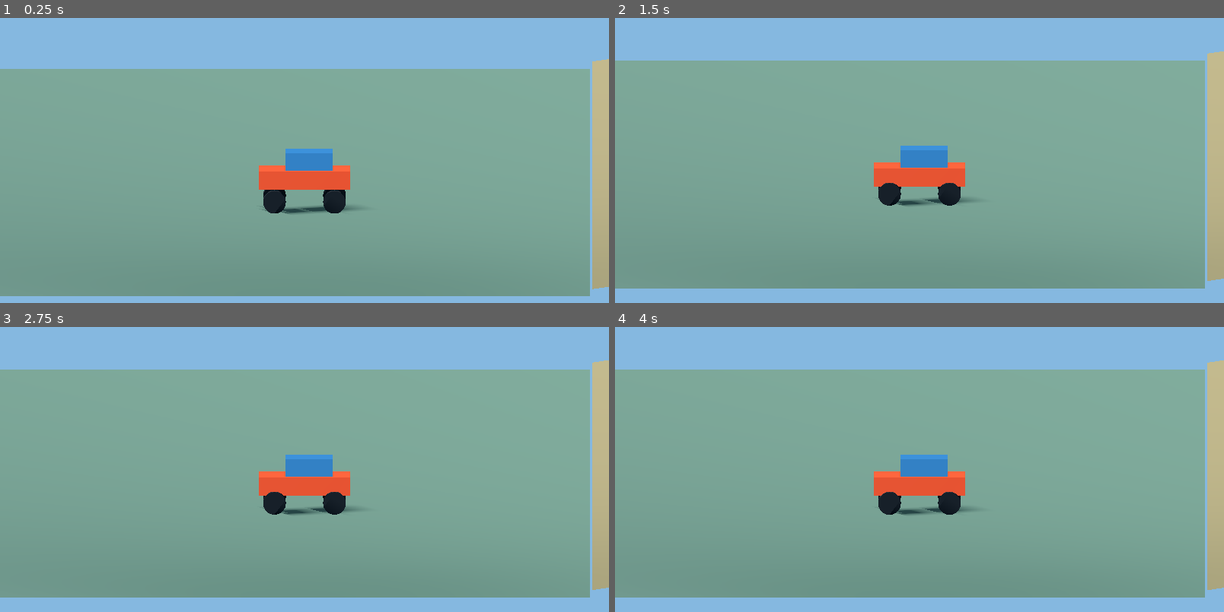
Above: before the commit, frames 1-4 (two rows, left to right).
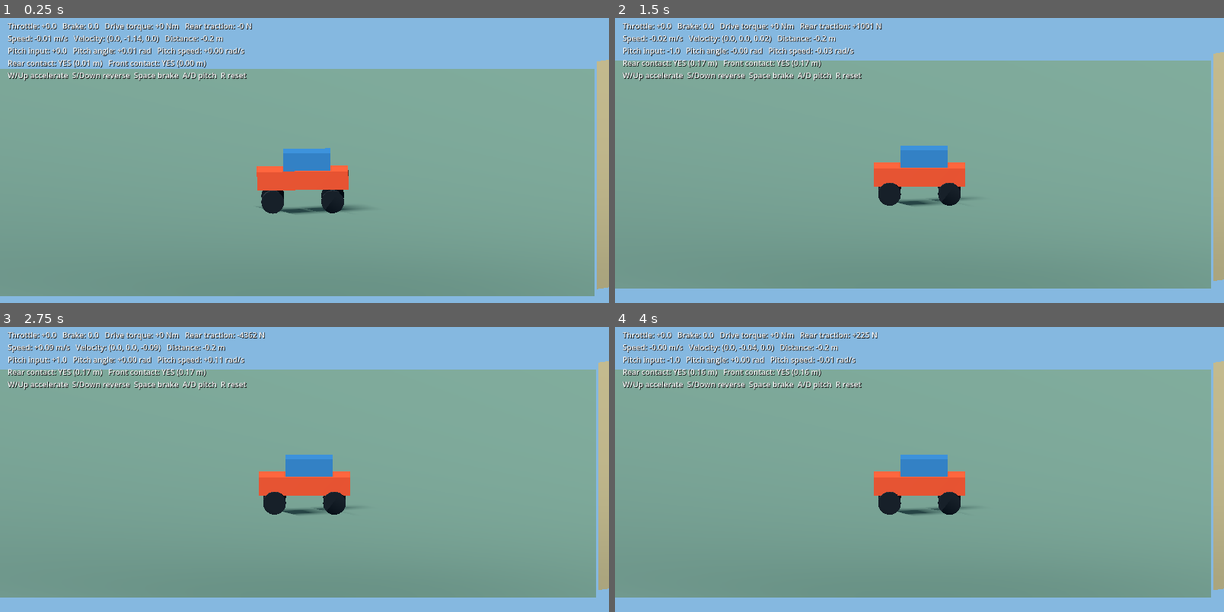
Above: after the commit, the same moments.

Repository: Pranay232323/Car-Driving-2D
Game: Godot game, scene res://scenes/main.tscn
Two runs of this game, one before a commit and one after it. Both use one fixed random seed, a clock stepped at 60 frames per second and the inputs below.
Inputs:
- Up to frame 1 (0.25 s): no input
- Up to frame 2 (1.5 s): hold D (vehicle_pitch_forward) 0.53-1.28 s; hold A (vehicle_pitch_backward) from 1.28 s (still down)
- Up to frame 3 (2.75 s): tap Enter at 2 s; release A (vehicle_pitch_backward) at 2.03 s; hold D (vehicle_pitch_forward) from 2.03 s (still down)
- Up to frame 4 (4 s): tap R (vehicle_reset) at 2.75 s; release D (vehicle_pitch_forward) at 3.53 s; hold A (vehicle_pitch_backward) from 3.53 s (still down)

The runs differ from the first frame. In frame 1, 3.8% of the frame differs, in the area x 1-100%, y 1-98%; in frame 2, 3.8%; in frame 3, 3.8%; in frame 4, 3.8%.

Commit message:
VEhicle Movement

Diff:
--- a/scenes/main.tscn
+++ b/scenes/main.tscn
@@ -1,6 +1,6 @@
-[gd_scene load_steps=16 format=3]
+[gd_scene format=3 uid="uid://ddeamw7mwehrd"]
 
-[ext_resource type="Script" path="res://scripts/main.gd" id="1_main"]
+[ext_resource type="Script" uid="uid://dfphiqo3s2jw7" path="res://scripts/main.gd" id="1_main"]
 [ext_resource type="PackedScene" path="res://scenes/vehicle/placeholder_vehicle.tscn" id="2_vehicle"]
 
 [sub_resource type="Environment" id="Environment_world"]
@@ -17,7 +17,6 @@
 
 [sub_resource type="StandardMaterial3D" id="StandardMaterial3D_floor"]
 albedo_color = Color(0.32, 0.38, 0.31, 1)
-roughness = 1.0
 
 [sub_resource type="BoxShape3D" id="BoxShape3D_track"]
 size = Vector3(80, 0.5, 20)
@@ -27,7 +26,6 @@
 
 [sub_resource type="StandardMaterial3D" id="StandardMaterial3D_track"]
 albedo_color = Color(0.48, 0.4, 0.27, 1)
-roughness = 1.0
 
 [sub_resource type="BoxShape3D" id="BoxShape3D_deck"]
 size = Vector3(80, 0.5, 14)
@@ -47,85 +45,81 @@
 [sub_resource type="BoxMesh" id="BoxMesh_landing"]
 size = Vector3(80, 0.5, 120)
 
-[node name="Main" type="Node3D"]
+[node name="Main" type="Node3D" unique_id=1165259550]
 script = ExtResource("1_main")
 
-[node name="WorldEnvironment" type="WorldEnvironment" parent="."]
+[node name="WorldEnvironment" type="WorldEnvironment" parent="." unique_id=1115828861]
 environment = SubResource("Environment_world")
 
-[node name="DirectionalLight3D" type="DirectionalLight3D" parent="."]
-rotation_degrees = Vector3(-35, 25, 0)
+[node name="DirectionalLight3D" type="DirectionalLight3D" parent="." unique_id=505342457]
+transform = Transform3D(0.90630776, -0.24240388, 0.34618863, 0, 0.81915206, 0.57357645, -0.42261827, -0.5198368, 0.74240386, 0, 0, 0)
 shadow_enabled = true
 
-[node name="TestFloor" type="StaticBody3D" parent="."]
-position = Vector3(0, -0.25, 10)
+[node name="TestFloor" type="StaticBody3D" parent="." unique_id=1866043148]
+transform = Transform3D(1, 0, 0, 0, 1, 0, 0, 0, 1, 0, -0.25, 10)
 
-[node name="CollisionShape3D" type="CollisionShape3D" parent="TestFloor"]
+[node name="CollisionShape3D" type="CollisionShape3D" parent="TestFloor" unique_id=2132701955]
 shape = SubResource("BoxShape3D_floor")
 
-[node name="MeshInstance3D" type="MeshInstance3D" parent="TestFloor"]
+[node name="MeshInstance3D" type="MeshInstance3D" parent="TestFloor" unique_id=239409196]
 mesh = SubResource("BoxMesh_floor")
 surface_material_override/0 = SubResource("StandardMaterial3D_floor")
 
-[node name="UphillIncline" type="StaticBody3D" parent="."]
-position = Vector3(0, 1.5, -20)
-rotation_degrees = Vector3(8.594, 0, 0)
+[node name="UphillIncline" type="StaticBody3D" parent="." unique_id=422901226]
+transform = Transform3D(1, 0, 0, 0, 0.98877203, -0.14943181, 0, 0.14943181, 0.98877203, 0, 1.5, -20)
 
-[node name="CollisionShape3D" type="CollisionShape3D" parent="UphillIncline"]
+[node name="CollisionShape3D" type="CollisionShape3D" parent="UphillIncline" unique_id=1763916754]
 shape = SubResource("BoxShape3D_track")
 
-[node name="MeshInstance3D" type="MeshInstance3D" parent="UphillIncline"]
+[node name="MeshInstance3D" type="MeshInstance3D" parent="UphillIncline" unique_id=251095428]
 mesh = SubResource("BoxMesh_track")
 surface_material_override/0 = SubResource("StandardMaterial3D_track")
 
-[node name="UpperDeck" type="StaticBody3D" parent="."]
-position = Vector3(0, 3.0, -37)
+[node name="UpperDeck" type="StaticBody3D" parent="." unique_id=2135554230]
+transform = Transform3D(1, 0, 0, 0, 1, 0, 0, 0, 1, 0, 3, -37)
 
-[node name="CollisionShape3D" type="CollisionShape3D" parent="UpperDeck"]
+[node name="CollisionShape3D" type="CollisionShape3D" parent="UpperDeck" unique_id=1503630804]
 shape = SubResource("BoxShape3D_deck")
 
-[node name="MeshInstance3D" type="MeshInstance3D" parent="UpperDeck"]
+[node name="MeshInstance3D" type="MeshInstance3D" parent="UpperDeck" unique_id=1918959222]
 mesh = SubResource("BoxMesh_deck")
 surface_material_override/0 = SubResource("StandardMaterial3D_track")
 
-[node name="SmallBump" type="StaticBody3D" parent="."]
-position = Vector3(0, 3.2, -45.5)
-rotation_degrees = Vector3(11.31, 0, 0)
+[node name="SmallBump" type="StaticBody3D" parent="." unique_id=1965313111]
+transform = Transform3D(1, 0, 0, 0, 0.98058045, -0.1961173, 0, 0.1961173, 0.98058045, 0, 3.2, -45.5)
 
-[node name="CollisionShape3D" type="CollisionShape3D" parent="SmallBump"]
+[node name="CollisionShape3D" type="CollisionShape3D" parent="SmallBump" unique_id=1355495632]
 shape = SubResource("BoxShape3D_bump")
 
-[node name="MeshInstance3D" type="MeshInstance3D" parent="SmallBump"]
+[node name="MeshInstance3D" type="MeshInstance3D" parent="SmallBump" unique_id=1949751121]
 mesh = SubResource("BoxMesh_bump")
 surface_material_override/0 = SubResource("StandardMaterial3D_track")
 
-[node name="LaunchRamp" type="StaticBody3D" parent="."]
-position = Vector3(0, 3.6, -47.5)
-rotation_degrees = Vector3(11.31, 0, 0)
+[node name="LaunchRamp" type="StaticBody3D" parent="." unique_id=1044708608]
+transform = Transform3D(1, 0, 0, 0, 0.98058045, -0.1961173, 0, 0.1961173, 0.98058045, 0, 3.6, -47.5)
 
-[node name="CollisionShape3D" type="CollisionShape3D" parent="LaunchRamp"]
+[node name="CollisionShape3D" type="CollisionShape3D" parent="LaunchRamp" unique_id=1769497550]
 shape = SubResource("BoxShape3D_bump")
 
-[node name="MeshInstance3D" type="MeshInstance3D" parent="LaunchRamp"]
+[node name="MeshInstance3D" type="MeshInstance3D" parent="LaunchRamp" unique_id=1502708448]
 mesh = SubResource("BoxMesh_bump")
 surface_material_override/0 = SubResource("StandardMaterial3D_track")
 
-[node name="LandingDeck" type="StaticBody3D" parent="."]
-position = Vector3(0, 3.7, -110.5)
+[node name="LandingDeck" type="StaticBody3D" parent="." unique_id=1380096550]
+transform = Transform3D(1, 0, 0, 0, 1, 0, 0, 0, 1, 0, 3.7, -110.5)
 
-[node name="CollisionShape3D" type="CollisionShape3D" parent="LandingDeck"]
+[node name="CollisionShape3D" type="CollisionShape3D" parent="LandingDeck" unique_id=908439857]
 shape = SubResource("BoxShape3D_landing")
 
-[node name="MeshInstance3D" type="MeshInstance3D" parent="LandingDeck"]
+[node name="MeshInstance3D" type="MeshInstance3D" parent="LandingDeck" unique_id=160182769]
 mesh = SubResource("BoxMesh_landing")
 surface_material_override/0 = SubResource("StandardMaterial3D_track")
 
-[node name="PlaceholderVehicle" parent="." instance=ExtResource("2_vehicle")]
-position = Vector3(0, 1.2, 0)
+[node name="PlaceholderVehicle" parent="." unique_id=2082751511 instance=ExtResource("2_vehicle")]
+transform = Transform3D(1, 0, 0, 0, 0.99993354, -0.011526402, 0, 0.011526402, 0.99993354, 0, 1.2, 0.22146821)
 
-[node name="SideCamera" type="Camera3D" parent="."]
-position = Vector3(24, 4, 0)
-rotation_degrees = Vector3(-7.125, 90, 0)
+[node name="SideCamera" type="Camera3D" parent="." unique_id=562374222]
+transform = Transform3D(-4.371139e-08, -0.12403445, 0.9922779, 0, 0.9922779, 0.12403445, -1, 5.421718e-09, -4.3373845e-08, 24, 4, 0)
 projection = 1
+current = true
 size = 12.0
-current = true
--- a/scripts/main.gd
+++ b/scripts/main.gd
@@ -1,12 +1,57 @@
 extends Node3D
 
 @export var camera_follow_speed := 5.0
+@export var show_debug_overlay := true
 
 @onready var vehicle: VehicleController = $PlaceholderVehicle
 @onready var side_camera: Camera3D = $SideCamera
+
+var _debug_label: Label
+
+
+func _ready() -> void:
+	var overlay := CanvasLayer.new()
+	overlay.name = "VehicleDebugOverlay"
+	add_child(overlay)
+
+	_debug_label = Label.new()
+	_debug_label.name = "Telemetry"
+	_debug_label.position = Vector2(16.0, 16.0)
+	_debug_label.add_theme_color_override("font_color", Color.WHITE)
+	_debug_label.add_theme_color_override("font_shadow_color", Color.BLACK)
+	_debug_label.add_theme_constant_override("shadow_offset_x", 1)
+	_debug_label.add_theme_constant_override("shadow_offset_y", 1)
+	overlay.add_child(_debug_label)
+	_debug_label.visible = show_debug_overlay
 
 
 func _process(delta: float) -> void:
 	var target := vehicle.global_position + Vector3(24.0, 2.8, 0.0)
 	var weight := 1.0 - exp(-camera_follow_speed * delta)
 	side_camera.global_position = side_camera.global_position.lerp(target, weight)
+	if show_debug_overlay:
+		var forward_speed := vehicle.linear_velocity.dot(-vehicle.global_transform.basis.z)
+		_debug_label.text = (
+			"Throttle: %+.1f   Brake: %.1f   Drive torque: %+.0f Nm   Rear traction: %+.0f N\n"
+			+ "Speed: %+.2f m/s   Velocity: %s   Distance: %.1f m\n"
+			+ "Pitch input: %+.1f   Pitch angle: %+.2f rad   Pitch speed: %+.2f rad/s\n"
+			+ "Rear contact: %s (%.2f m)   Front contact: %s (%.2f m)\n"
+			+ "W/Up accelerate  S/Down reverse  Space brake  A/D pitch  R reset"
+		) % [
+			vehicle.throttle_input,
+			vehicle.brake_input,
+			vehicle.applied_engine_torque,
+			vehicle.applied_drive_force,
+			forward_speed,
+			str(vehicle.linear_velocity.snapped(Vector3(0.01, 0.01, 0.01))),
+			-vehicle.global_position.z,
+			vehicle.pitch_input,
+			vehicle.global_rotation.x,
+			vehicle.angular_velocity.x,
+			"YES" if vehicle._wheels[0]["in_contact"] else "NO",
+			vehicle._wheels[0]["compression"],
+			"YES" if vehicle._wheels[1]["in_contact"] else "NO",
+			vehicle._wheels[1]["compression"],
+		]
+	else:
+		_debug_label.visible = false
--- a/scripts/vehicle_controller.gd
+++ b/scripts/vehicle_controller.gd
@@ -21,6 +21,11 @@
 
 var _starting_transform: Transform3D
 var _wheels: Array[Dictionary] = []
+var throttle_input := 0.0
+var brake_input := 0.0
+var pitch_input := 0.0
+var applied_engine_torque := 0.0
+var applied_drive_force := 0.0
 
 
 func _ready() -> void:
@@ -55,6 +60,11 @@
 		state.linear_velocity = Vector3.ZERO
 		state.angular_velocity = Vector3.ZERO
 		state.sleeping = false
+		throttle_input = 0.0
+		brake_input = 0.0
+		pitch_input = 0.0
+		applied_engine_torque = 0.0
+		applied_drive_force = 0.0
 		for wheel: Dictionary in _wheels:
 			wheel["in_contact"] = false
 			wheel["compression"] = 0.0
@@ -68,7 +78,11 @@
 	var forward := -basis.z
 	var throttle := Input.get_axis("vehicle_reverse", "vehicle_accelerate")
 	var brake := Input.get_action_strength("vehicle_brake")
-	var pitch_input := Input.get_axis("vehicle_pitch_backward", "vehicle_pitch_forward")
+	pitch_input = Input.get_axis("vehicle_pitch_backward", "vehicle_pitch_forward")
+	throttle_input = throttle
+	brake_input = brake
+	applied_engine_torque = 0.0
+	applied_drive_force = 0.0
 	var grounded_wheels := 0
 	var space_state := get_world_3d().direct_space_state
 	var exclude := [get_rid()]
@@ -120,6 +134,8 @@
 		var drive_torque := ENGINE_TORQUE * throttle if wheel["driven"] else 0.0
 		var tire_force := 0.0
 		var braking_torque := brake * BRAKE_TORQUE
+		if wheel["driven"]:
+			applied_engine_torque = drive_torque
 
 		if in_contact:
 			var slip_speed := angular_speed * WHEEL_RADIUS - longitudinal_speed
@@ -128,6 +144,8 @@
 			var brake_force := clampf(-longitudinal_speed * 1800.0, -braking_torque, braking_torque)
 			tire_force += clampf(brake_force, -traction_limit - tire_force, traction_limit - tire_force)
 			state.apply_force(tire_forward * tire_force, contact_point - state.transform.origin)
+			if wheel["driven"]:
+				applied_drive_force = tire_force
 			angular_speed += (drive_torque - tire_force * WHEEL_RADIUS - signf(angular_speed) * braking_torque) / WHEEL_INERTIA * delta
 		else:
 			angular_speed += (drive_torque - signf(angular_speed) * braking_torque) / WHEEL_INERTIA * delta
